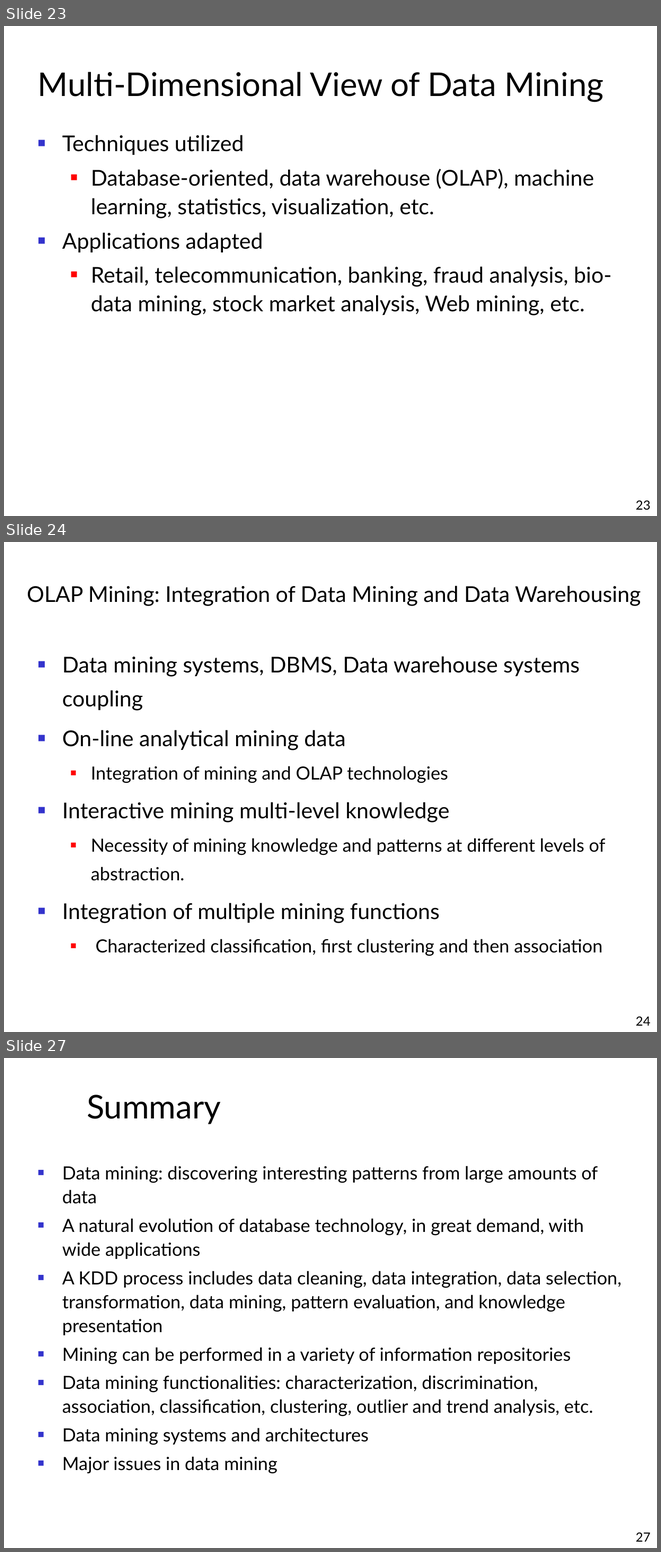
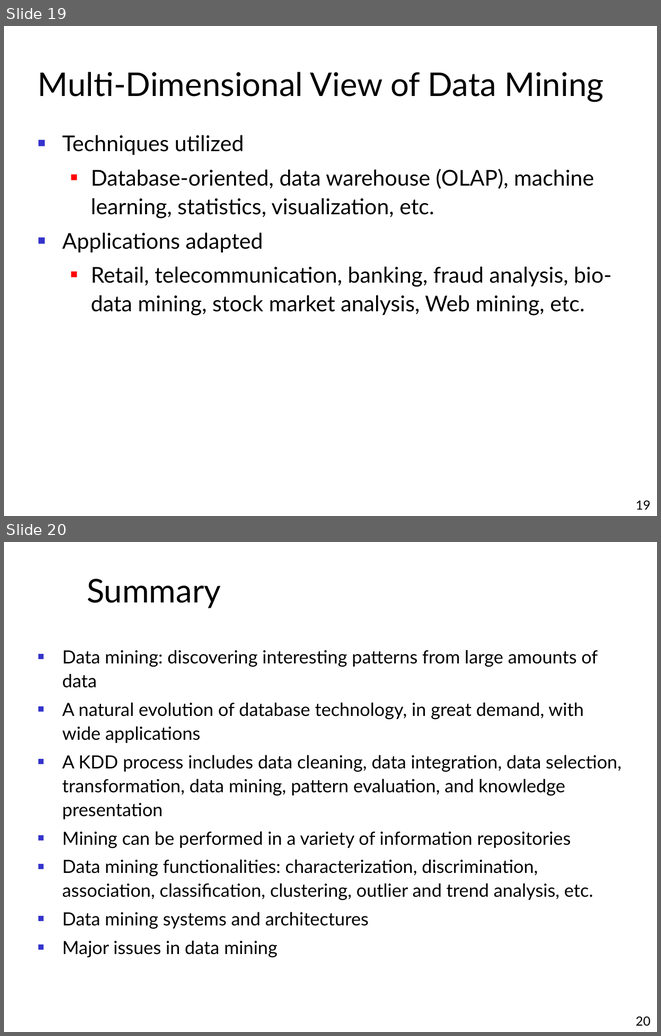
Before and after one commit to alaagamal98/web-based-his, a slide deck: Presentation/Data Mining.ppt. Shown one above the other, each under a label of ours: slides 23, 24 and 27 before the commit, slides 19 and 20 after it; the slides between them are not shown. The pictures are 661x1552 and 661x1036 pixels, drawn with LibreOffice and Linux fonts; fonts in the diff are those of the drawing; background and template pictures are left out. Boxes give left, top, right and bottom in pixels: in the first picture for what was removed or moved away, otherwise in the second. Text is boxed around its words. In the diff, an @@ line names an element or a change of style, - is before the commit and + after.

```diff
--- a/Presentation/Data Mining.ppt
+++ b/Presentation/Data Mining.ppt
@@ slide 24 removed at [4, 542, 657, 1032], background #FFFFFF @@
@@ title removed at [27, 585, 641, 606] @@
-OLAP Mining: Integration of Data Mining and Data Warehousing
@@ text removed at [62, 656, 606, 956] @@
-■ Data mining systems, DBMS, Data warehouse systems coupling
-■ On-line analytical mining data
-  ■ Integration of mining and OLAP technologies
-■ Interactive mining multi-level knowledge
-  ■ Necessity of mining knowledge and patterns at different levels of abstraction.
-■ Integration of multiple mining functions
-  ■ Characterized classification, first clustering and then association
@@ page number removed at [636, 1016, 651, 1025] @@
-24
@@ what was slide 23 is now slide 19 @@
@@ page number at [636, 500, 651, 509]: text changed @@
-23
+19
@@ what was slide 27 is now slide 20 @@
@@ page number at [636, 1016, 651, 1025]: text changed @@
-27
+20
```
Also in this commit, not shown: 4 slides changed, 6 other slides removed, 1 other file.
